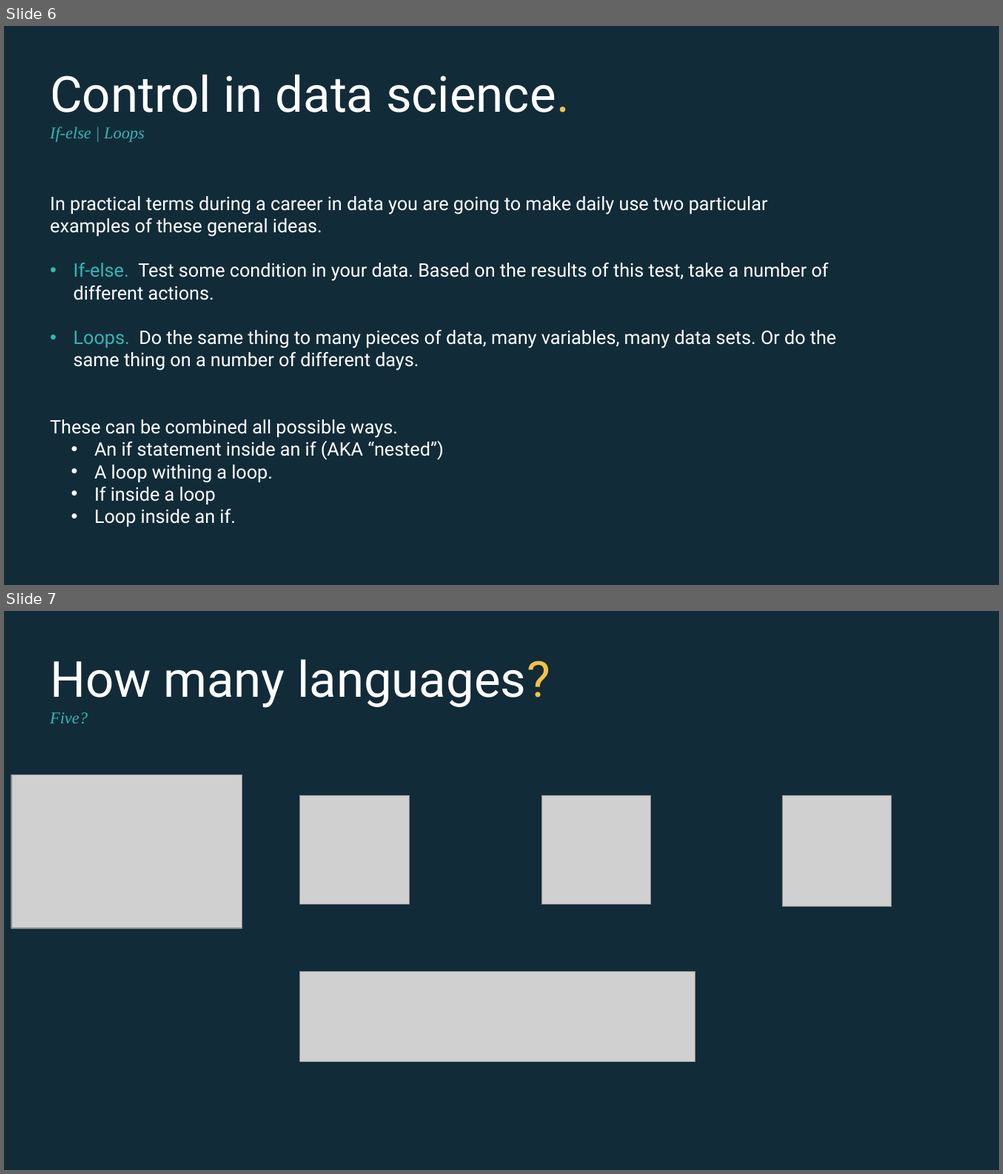
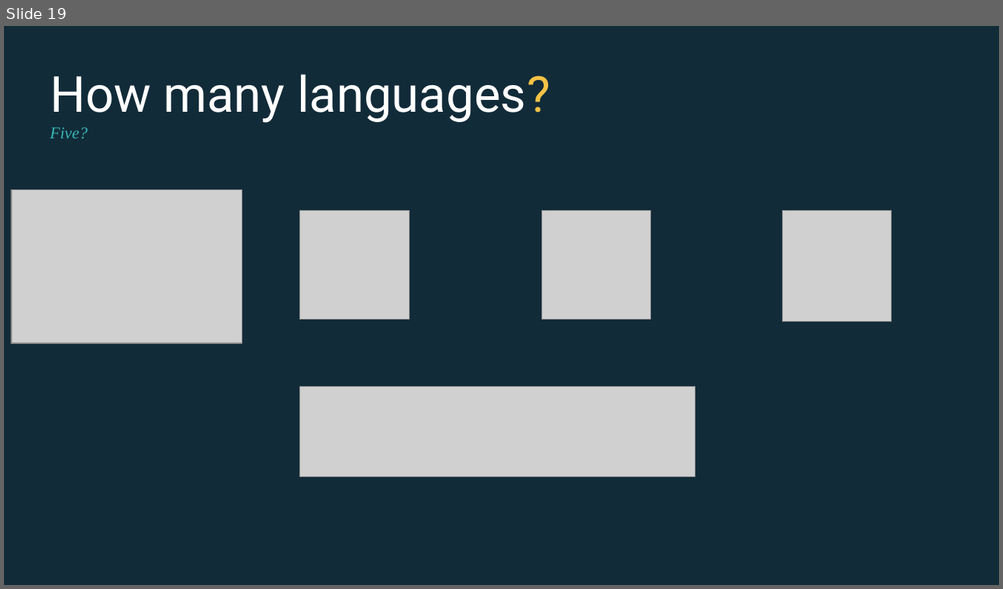
Before and after one commit to EconomicsObservatory/courses, a slide deck: 3/s3_Accessing_data_programmatically.pptx. Shown one above the other, each under a label of ours: slides 6 and 7 before the commit, slide 19 after it. The pictures are 1003x1174 and 1003x589 pixels, drawn with LibreOffice and Linux fonts; fonts in the diff are those of the drawing; grey boxes stand for pictures. Boxes give left, top, right and bottom in pixels: in the first picture for what was removed or moved away, otherwise in the second. Text is boxed around its words. In the diff, an @@ line names an element or a change of style, - is before the commit and + after.

```diff
--- a/3/s3_Accessing_data_programmatically.pptx
+++ b/3/s3_Accessing_data_programmatically.pptx
@@ slide 6 removed at [4,26,999,585], background #122B39 @@
@@ text removed at [50,74,569,142] @@
-Control in data science.
-If-else | Loops
@@ text removed at [50,196,836,527] @@
-In practical terms during a career in data you are going to make daily use two particular examples of these general ideas.
-• If-else. Test some condition in your data. Based on the results of this test, take a number of different actions.
-• Loops. Do the same thing to many pieces of data, many variables, many data sets. Or do the same thing on a number of different days.
-These can be combined all possible ways.
-• An if statement inside an if (AKA “nested”)
-• A loop withing a loop.
-• If inside a loop
-• Loop inside an if.
@@ what was slide 7 is now slide 19 @@
```
Also in this commit, not shown: 4 slides changed, 4 slides added, 2 other slides removed, 6 other files.
